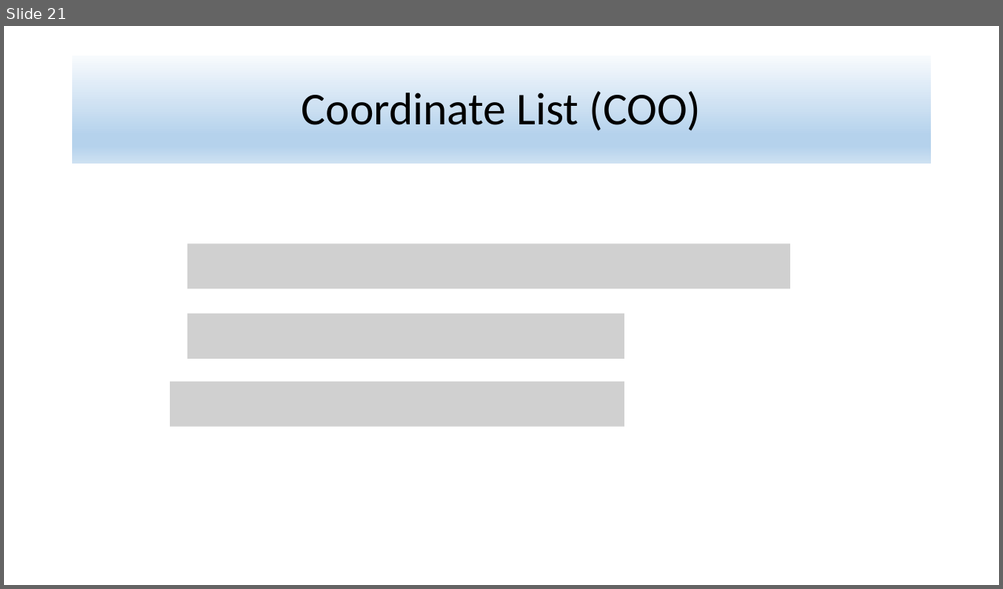
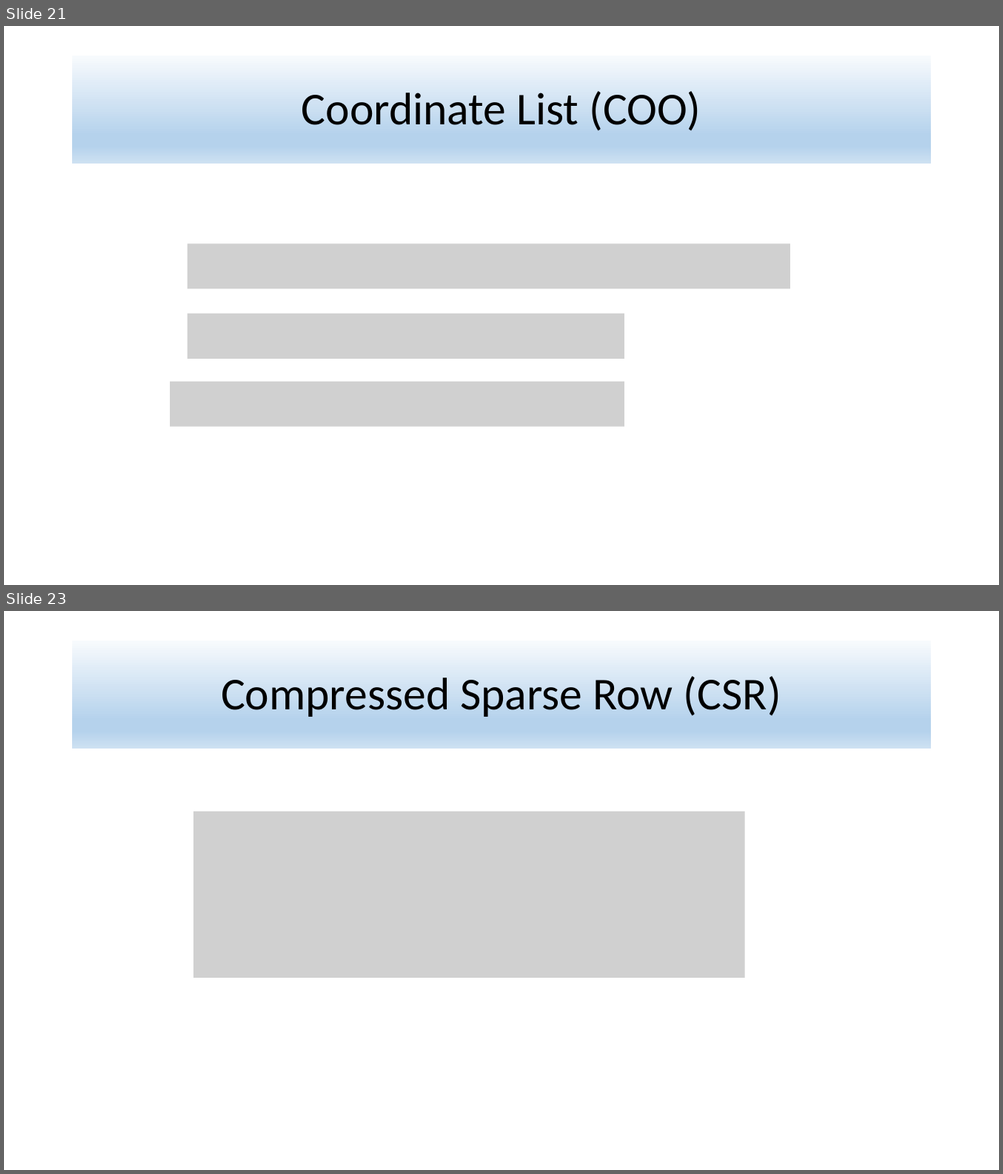
Before and after one commit to alijfri99/presentations, a slide deck: Data Mining Presentation.pptx. Shown one above the other, each under a label of ours: slide 21 before the commit, slides 21 and 23 after it; the slides between them are not shown. The pictures are 1003x589 and 1003x1174 pixels, drawn with LibreOffice and Linux fonts; fonts in the diff are those of the drawing; grey boxes stand for pictures. Boxes give left, top, right and bottom in pixels: in the first picture for what was removed or moved away, otherwise in the second. Text is boxed around its words. In the diff, an @@ line names an element or a change of style, - is before the commit and + after.

```diff
--- a/Data Mining Presentation.pptx
+++ b/Data Mining Presentation.pptx
@@ slide 23 added at [4, 611, 999, 1170], background #FFFFFF @@
@@ title added at [73, 641, 930, 749], fill gradient #F7FAFD to #B5D2EC to #CEE1F2, 44 pt, text #000000 @@
+Compressed Sparse Row (CSR)
@@ picture added at [193, 812, 745, 978] @@
```
Also in this commit, not shown: 2 other slides added.
